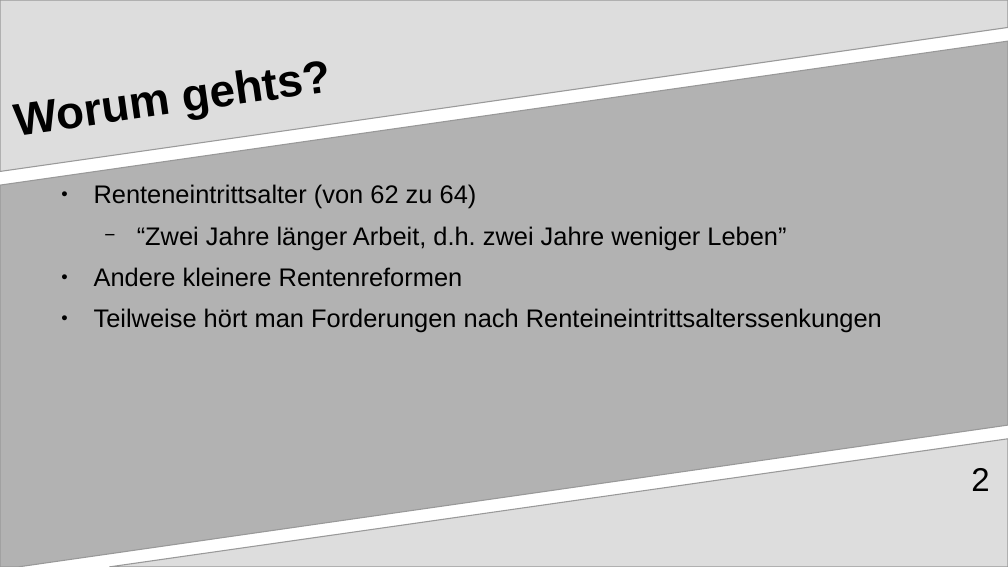
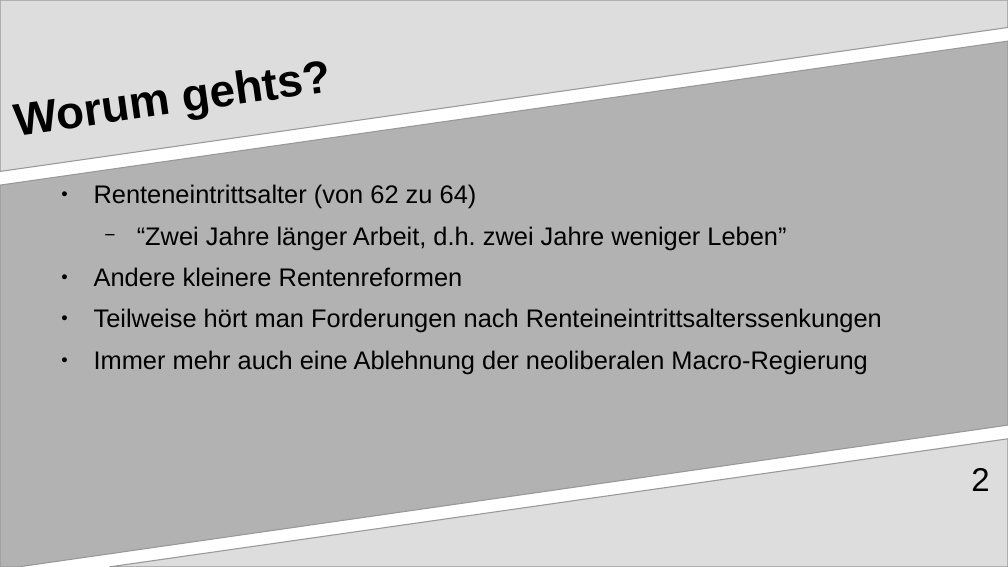
Before and after one commit to MAA28/Abi, a slide deck: slide 2 of Politik & Wirtschaft/Franzosen Streik.odp. Drawn at 1008x567 pixels with LibreOffice and Linux fonts; fonts in the diff are those of the drawing. Boxes give left, top, right and bottom in pixels: in the first picture for what was removed or moved away, otherwise in the second. Text is boxed around its words. In the diff, an @@ line names an element or a change of style, - is before the commit and + after.

```diff
--- a/Politik & Wirtschaft/Franzosen Streik.odp
+++ b/Politik & Wirtschaft/Franzosen Streik.odp
@@ text at (94, 350, 867, 374): paragraph added @@
+● Immer mehr auch eine Ablehnung der neoliberalen Macro-Regierung
```
Also in this commit, not shown: 1 other slide changed, 1 slide added, 1 slide removed, 1 other file.
